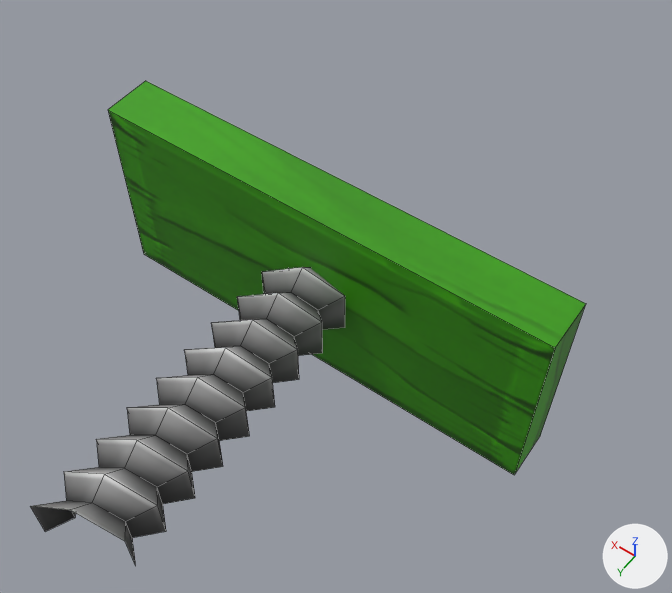
The FBX model Assets/Art/Models/Obstacles/walls/wall_green_01.fbx as it was, and as the next commit left it.
Camera for both pictures: a 50 mm camera at (-0.643, 0.871, 1.519) aimed at (-0.067, 0.065, 0.252). Arrows for +X, +Y and +Z are at lower right; the lights stay in place. Mesh edges are drawn as thin lines. Where no turn or scale is listed for an object, it has been applied to the vertices.

Objects in the first picture: 'spring_7', 'wall_1'.
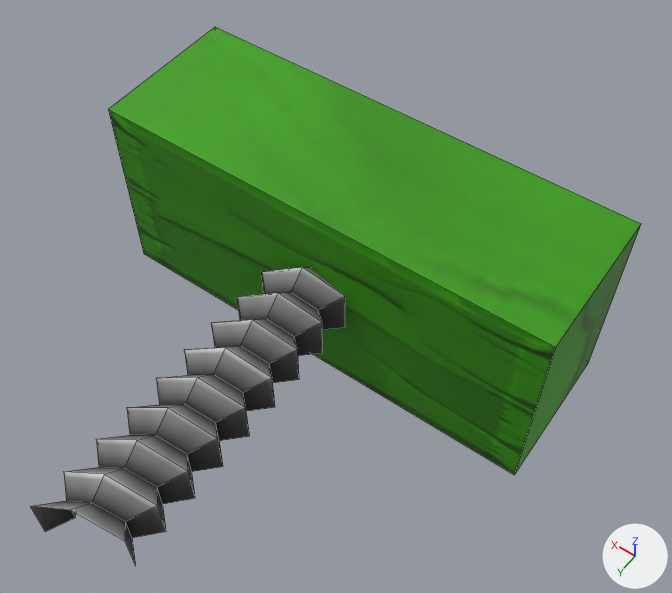
Where the newer file only moved an object's origin or applied its transform, the numbers keep the older frame.

Pixel boxes [x1, y1, x2, y2] of what changed, in the pictures (672 x 593 px):
'wall_1', mesh rescaled (11% wider, 14% taller): before [108, 81, 586, 475]; after [108, 27, 641, 475]
part 2 of me_mesh, shading changed: [30, 267, 345, 565] in both

The change, as a list of edits to the scene's bpy script:
```text
Change me_mesh:
    where me_mesh.from_pydata(...)  # 95 vertices, 72 faces; spans x -0.076..0.076, y -0.33..0.33, z -0.069..0.069
    used by ob_spring_7; location = (0.0, 0.311, 0.221)
    me_mesh part 2: edges marked sharp go from 0 to 122
Change me_mesh_001:
    where me_mesh_001.from_pydata(...)  # 8 vertices, 6 faces; spans x -0.45..0.45, y -0.05..0.05, z -0.2..0.2
    used by ob_wall_1; location = (0.0, 0.0, 0.2)
    me_mesh_001 part 1: the whole mesh is scaled about its middle by (1, 3, 1), then moved by (0.0, -0.101, 0.0)
```
